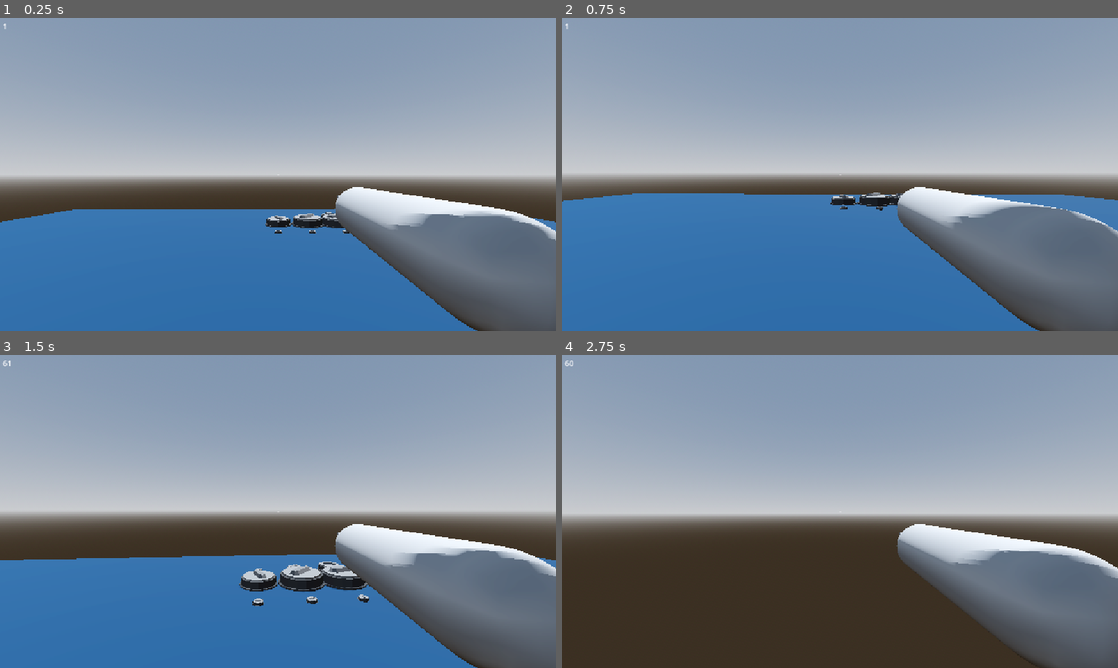
Above: before the commit, frames 1-4 (two rows, left to right).
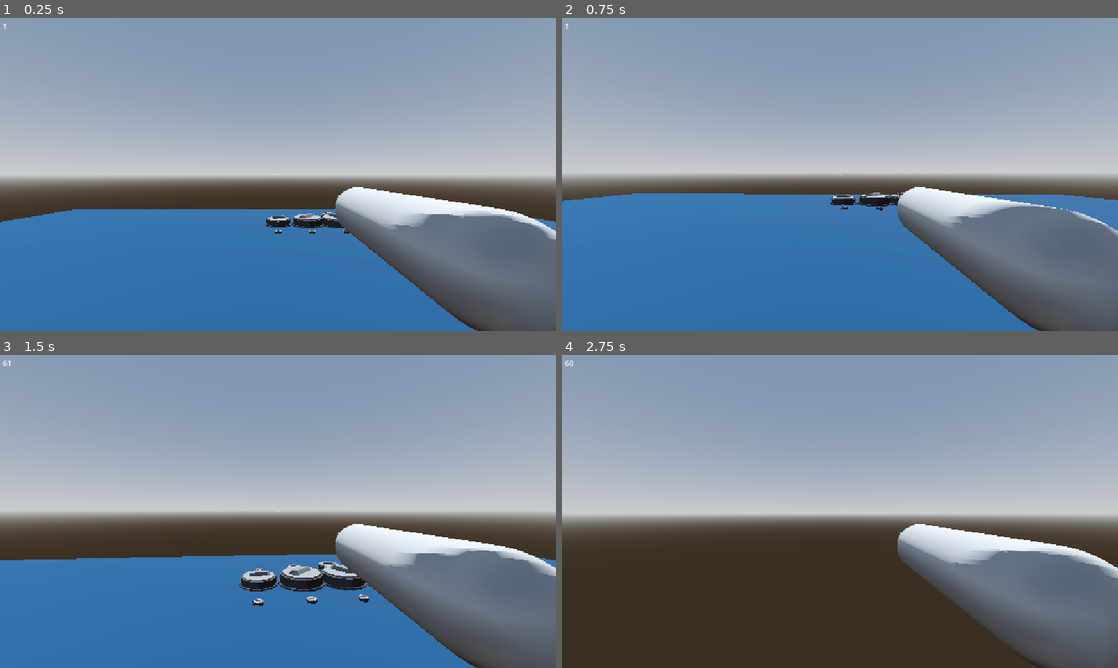
Above: after the commit, the same moments.

Repository: NicheDevelopers/brace-for-impact
Game: Godot game, scene res://src/MapGenerator/parts/decorations/panels/demo/SwitchDemo.tscn
The game is run twice, just before and just after one commit, with the same random seed, the same clock (stepped at 60 frames per second) and the same inputs. This scene is started directly instead of the project's main scene.
Inputs (mouse positions are in pixels of both pictures, inside the frame that each line leads up to):
- Up to frame 1 (0.25 s): no input
- Up to frame 2 (0.75 s): tap Enter at 0.5 s; move the mouse to (834, 180) at 0.52 s; hold W (move_forward) from 0.53 s (still down); hold Ctrl (crouch) from 0.53 s (still down); click (834, 180) at 0.67 s
- Up to frame 3 (1.5 s): keep holding W (move_forward); tap Space (jump) at 0.77 s; move the mouse to (316, 514) at 1.27 s; release Ctrl (crouch) at 1.28 s; tap E (interact) at 1.35 s
- Up to frame 4 (2.75 s): keep holding W (move_forward); tap Space (jump) at 1.52 s; move the mouse to (795, 508) at 2.02 s; hold Shift (sprint) from 2.03 s (still down)

The runs differ from the first frame. In frame 1, less than 0.1% of the frame differs, in the area x 49-63%, y 62-69%; in frame 2, less than 0.1%; in frame 3, 0.2%, in the area x 44-66%, y 66-79%; in frame 4, nothing differs.

Commit message:
Add fixes

Diff:
--- a/src/MapGenerator/parts/decorations/panels/raw/Dial/dial.gd
+++ b/src/MapGenerator/parts/decorations/panels/raw/Dial/dial.gd
@@ -3,4 +3,4 @@
 
 func _ready() -> void:
 	var rand = randi_range(0,360)
-	dial.rotate(Vector3.UP, rand)
+	dial.rotate(Vector3.UP, deg_to_rad(rand))
--- a/src/MapGenerator/parts/decorations/panels/raw/Switch/Switch.tscn
+++ b/src/MapGenerator/parts/decorations/panels/raw/Switch/Switch.tscn
@@ -1,13 +1,17 @@
-[gd_scene load_steps=6 format=3 uid="uid://dd7m2c16uqyaa"]
+[gd_scene load_steps=7 format=3 uid="uid://dd7m2c16uqyaa"]
 
 [ext_resource type="PackedScene" uid="uid://b5dfoox7wjhj3" path="res://src/MapGenerator/parts/decorations/panels/raw/Switch/model/switch.glb" id="1_l0i58"]
 [ext_resource type="Script" uid="uid://d1uce3uri5i1n" path="res://src/MapGenerator/parts/decorations/panels/raw/Switch/switch.gd" id="2_6l5dm"]
 [ext_resource type="Material" uid="uid://536pvefuej46" path="res://src/MapGenerator/parts/decorations/panels/raw/base.tres" id="2_aeuya"]
 [ext_resource type="Material" uid="uid://d1u0ejpwvipq0" path="res://src/MapGenerator/parts/decorations/panels/raw/controls.tres" id="3_6l5dm"]
+[ext_resource type="Material" uid="uid://qhnsxkmqkpay" path="res://src/MapGenerator/parts/decorations/panels/raw/led_green.tres" id="3_jg5gs"]
 [ext_resource type="Material" uid="uid://ppvsq6oyxhql" path="res://src/MapGenerator/parts/decorations/panels/raw/led_red.tres" id="4_aeuya"]
 
 [node name="Switch" instance=ExtResource("1_l0i58")]
 script = ExtResource("2_6l5dm")
+led_green_material = ExtResource("3_jg5gs")
+led_red_material = ExtResource("4_aeuya")
+led_off_material = ExtResource("3_6l5dm")
 
 [node name="Base" parent="." index="0"]
 surface_material_override/0 = ExtResource("2_aeuya")
--- a/src/MapGenerator/parts/decorations/panels/raw/Switch/switch.gd
+++ b/src/MapGenerator/parts/decorations/panels/raw/Switch/switch.gd
@@ -3,9 +3,9 @@
 @onready var diode = $Diode
 @onready var position_on = $PositionOn
 @onready var position_off = $PositionOff
-@onready var led_green_material: Material = load("res://src/MapGenerator/parts/decorations/panels/raw/led_green.tres")
-@onready var led_red_material: Material = load("res://src/MapGenerator/parts/decorations/panels/raw/led_red.tres")
-@onready var led_off_material: Material = load("res://src/MapGenerator/parts/decorations/panels/raw/controls.tres")
+@export var led_green_material: Material
+@export var led_red_material: Material
+@export var led_off_material: Material
 
 const on_percent = 40
 const off_percent = 80
